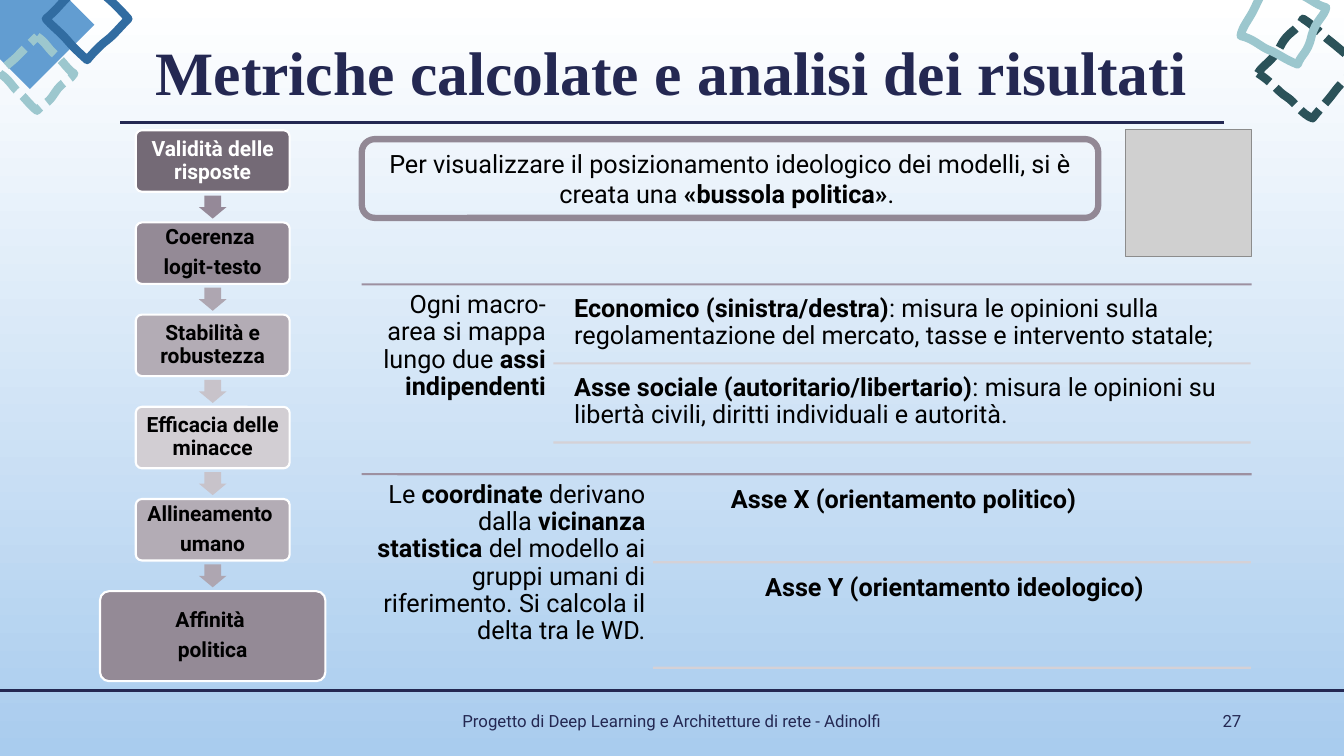
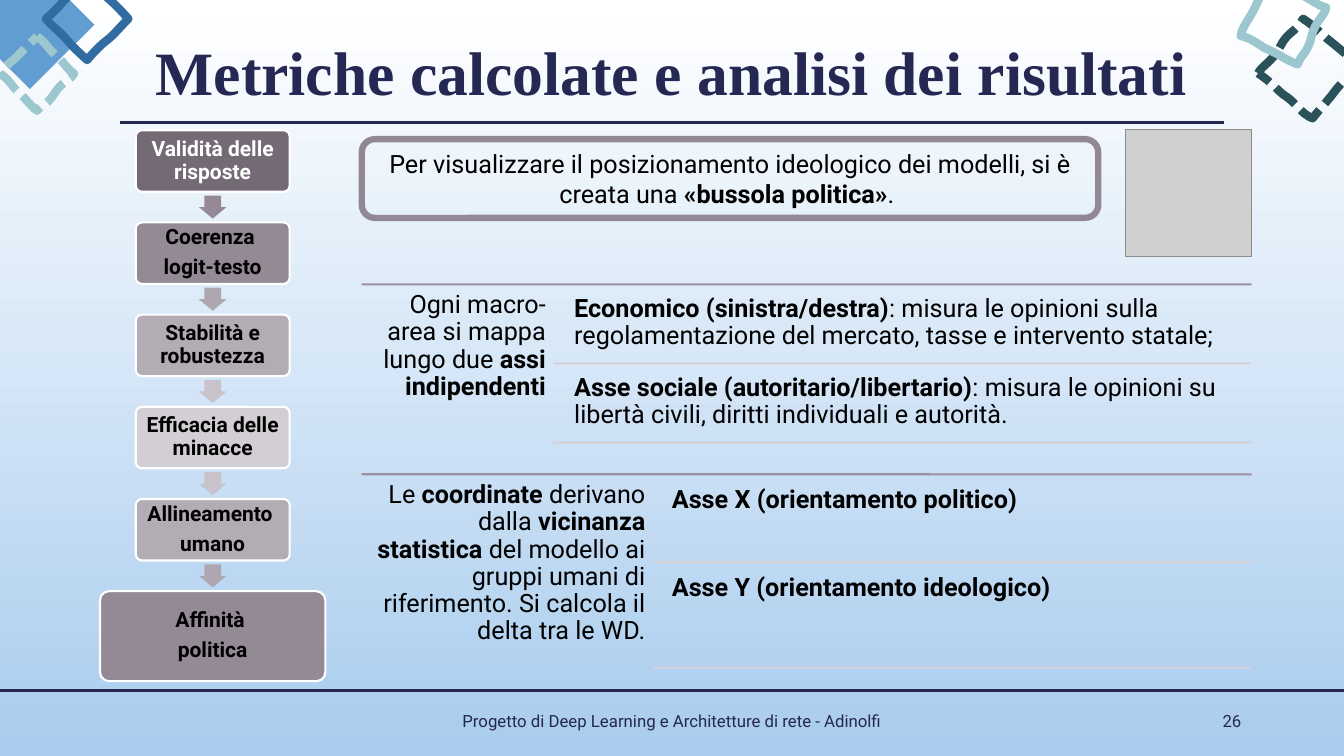
Before and after one commit to EsterAdinolfi/DEEP_ANN_project_Adinolfi, a slide deck: slide 26 of presentazione/progetto DL_ANN.pptx (slide 27 before the commit). Drawn at 1344x756 pixels with LibreOffice and Linux fonts; fonts in the diff are those of the drawing; grey boxes stand for pictures. Boxes give left, top, right and bottom in pixels: in the first picture for what was removed or moved away, otherwise in the second. Text is boxed around its words. In the diff, an @@ line names an element or a change of style, - is before the commit and + after.

```diff
--- a/presentazione/progetto DL_ANN.pptx
+++ b/presentazione/progetto DL_ANN.pptx
@@ text "Asse X (orientamento politico)" at <box>672,488,1017,514</box>: alignment centre to left @@
@@ text "Asse Y (orientamento ideologico)" at <box>672,576,1050,602</box>: alignment centre to left @@
@@ page number at <box>1223,715,1242,727</box>: text changed @@
-27
+26
```
Also in this commit, not shown: 9 other slides changed, 3 slides added, 1 slide removed, 3 other files.
